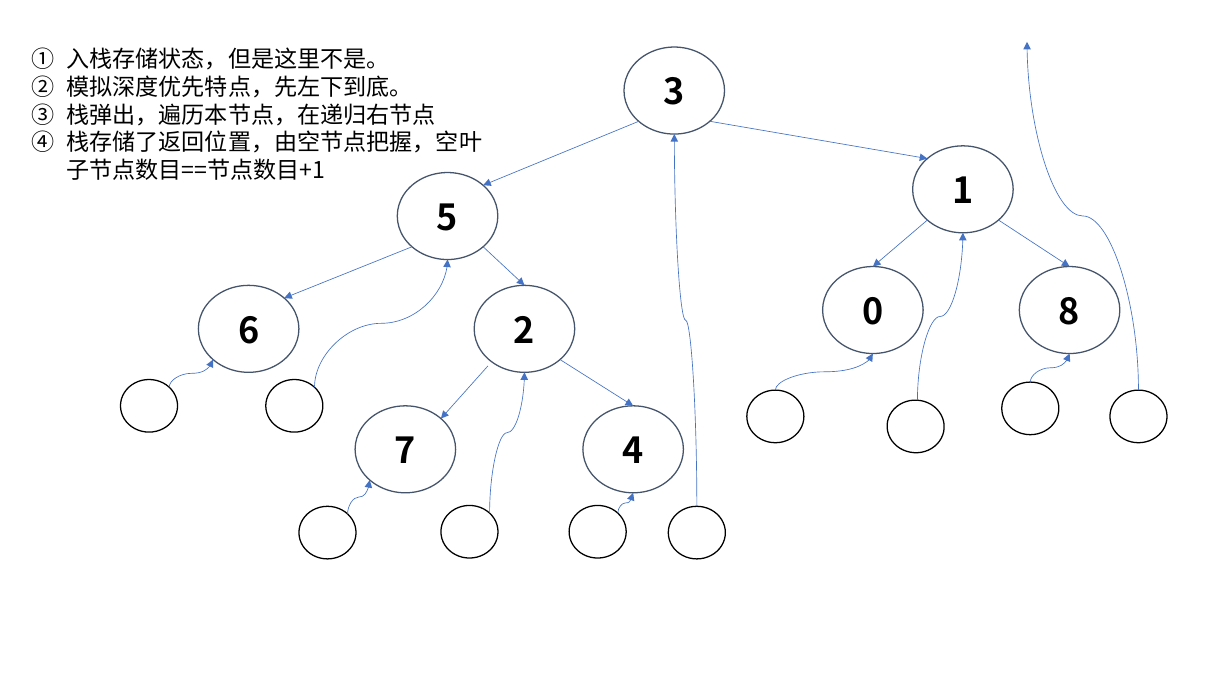
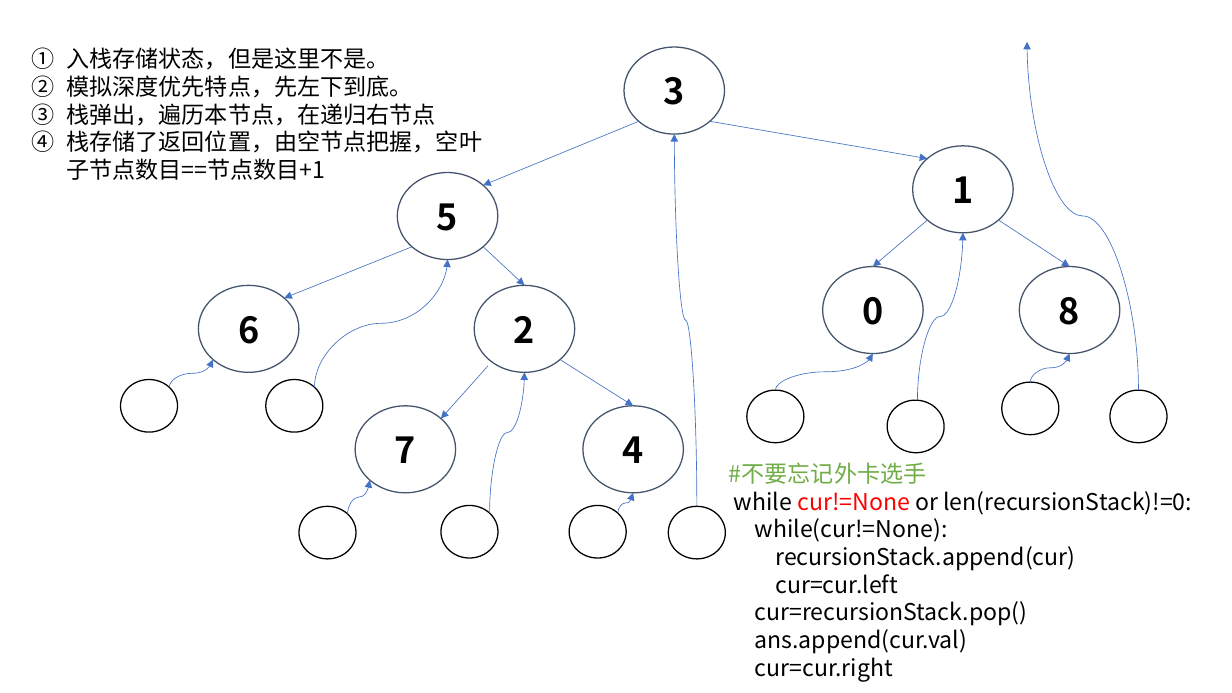
Before and after one commit to zhangler1/leetcodepractice, a slide deck: slide 1 of 二叉树/二叉树的中序遍历/树的中序遍历.pptx. Drawn at 1232x693 pixels with LibreOffice and Linux fonts; fonts in the diff are those of the drawing. Boxes give left, top, right and bottom in pixels: in the first picture for what was removed or moved away, otherwise in the second. Text is boxed around its words. In the diff, an @@ line names an element or a change of style, - is before the commit and + after.

```diff
--- a/二叉树/二叉树的中序遍历/树的中序遍历.pptx
+++ b/二叉树/二叉树的中序遍历/树的中序遍历.pptx
@@ text added at (x1=729, y1=462, x2=1192, y2=682), 18 pt, text #000000 @@
+#不要忘记外卡选手
+while cur!=None or len(recursionStack)!=0:
+while(cur!=None):
+recursionStack.append(cur)
+cur=cur.left
+cur=recursionStack.pop()
+ans.append(cur.val)
+cur=cur.right
```
Also in this commit, not shown: 3 other files.
